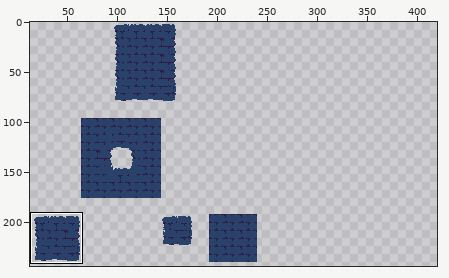
One commit to this pixel-art file: Assets/Sprites/Tiles/background_bricks.aseprite. Above: a wide view before the commit, with the close-up outlined.
Close-up. As it was:
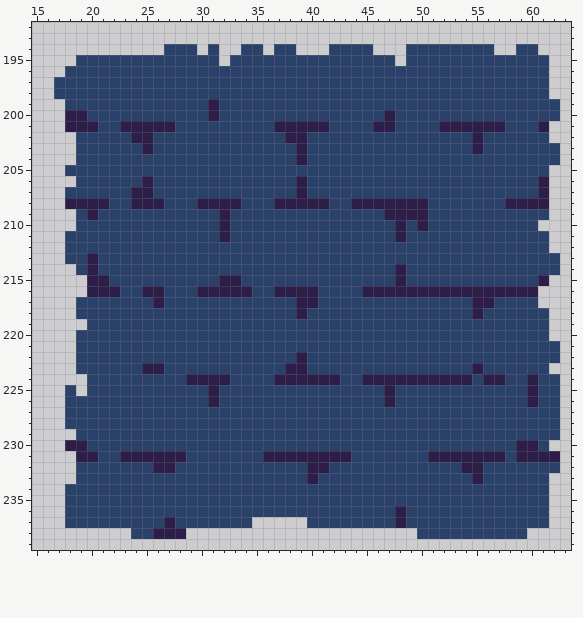
240x240 pixels, 1 frame. Shown: x 15..63, y 192..239. The old version is drawn lined up with the new one, on the new canvas. The wide view leaves out empty margins. The commit also changed other parts of the picture, which this record leaves out.
The result:
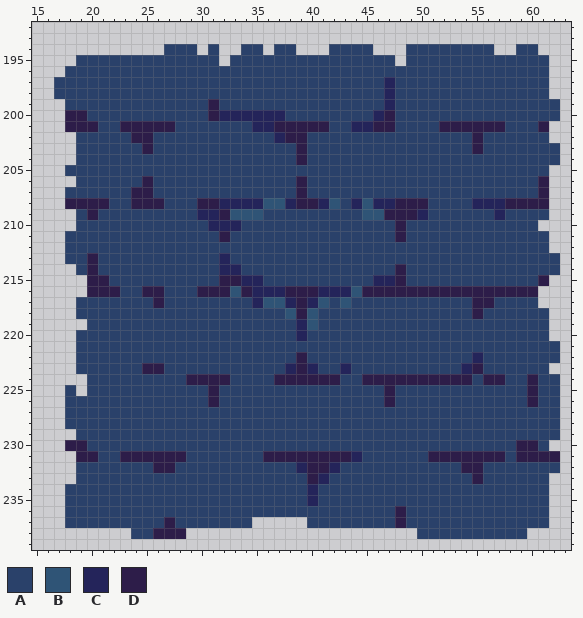
Palette (. is transparent): A #2a416a  B #2f5476  C #24245a  D #2d1d49
Change:
canvas 240x240 -> 480x480
@@ x 30..49 @@
 196 AAAAAAAAAAAAAAAAAAAA
-197 AAAAAAAAAAAAAAAAAAAA
-198 AAAAAAAAAAAAAAAAAAAA
-199 ADAAAAAAAAAAAAAAAAAA
-200 ADAAAAAAAAAAAAAAADAA
-201 AAAAAAADDDDDAAAADDAA
-202 AAAAAAAADDAAAAAAAAAA
+197 AAAAAAAAAAAAAAAAACAA
+198 AAAAAAAAAAAAAAAAACAA
+199 ADAAAAAAAAAAAAAAACAA
+200 ADCCCCCCAAAAAAAACDAA
+201 AAAAACCDDDDDAACCDDAA
+202 AAAAAAACDDAAAAAAAAAA
 203 AAAAAAAAADAAAAAAAAAA
@@ x 28..59 @@
 207 AAAAAAAAAAADAAAAAAAAAAAAAAAAAAAA
-208 AADDDDAAADDDDDAADDDDDDDAAAAAAADD
-209 AAAADAAAAAAAAAAAAAADDDDAAAAAAAAA
-210 AAAADAAAAAAAAAAAAAAADADAAAAAAAAA
+208 AADDCCCCBBCDDCBACBCCDDDAAAACCCDD
+209 AACCDBBBAAAAAAAAABBDDDCAAAAAACAA
+210 AAACCCAAAAAAAAAAAAAADAAAAAAAAAAA
 211 AAAADAAAAAAAAAAAAAAADAAAAAAAAAAA
 212 AAAAAAAAAAAAAAAAAAAAAAAAAAAAAAAA
-213 AAAAAAAAAAAAAAAAAAAAAAAAAAAAAAAA
-214 AAAAAAAAAAAAAAAAAAAADAAAAAAAAAAA
-215 AAAADDAAAAAAAAAAAAAADAAAAAAAAAAA
-216 AADDDDDAADDDDAAAADDDDDDDDDDDDDDD
-217 AAAAAAAAAAADDAAAAAAAAAAAAAADDAAA
-218 AAAAAAAAAAADAAAAAAAAAAAAAAADAAAA
-219 AAAAAAAAAAAAAAAAAAAAAAAAAAAAAAAA
-220 AAAAAAAAAAAAAAAAAAAAAAAAAAAAAAAA
+213 AAAACAAAAAAAAAAAAAAAAAAAAAAAAAAA
+214 AAAACCAAAAAAAAAAAAAADAAAAAAAAAAA
+215 AAAADDCCAAAAAAAAAACCDAAAAAAAAAAA
+216 AADDDBDCCCDDDCCCBDDDDDDDDDDDDDDD
+217 AAAAAAACBBCDCBABAAAAAAAAAAADDAAA
+218 AAAAAAAAAABDBAAAAAAAAAAAAAADAAAA
+219 AAAAAAAAAAACBAAAAAAAAAAAAAAAAAAA
+220 AAAAAAAAAAACAAAAAAAAAAAAAAAAAAAA
 221 AAAAAAAAAAAAAAAAAAAAAAAAAAAAAAAA
-222 AAAAAAAAAAADAAAAAAAAAAAAAAAAAAAA
-223 AAAAAAAAAADDAAAAAAAAAAAAAAADAAAA
+222 AAAAAAAAAAADAAAAAAAAAAAAAAACAAAA
+223 AAAAAAAAAACDCAACAAAAAAAAAACDAAAA
 224 ADDDDAAAADDDDDDAADDDDDDDDDDADDAA
@@ x 37..46 @@
 230 AAAAAAAAAA
-231 DDDDDDDAAA
-232 AAADDAAAAA
-233 AAADAAAAAA
-234 AAAAAAAAAA
-235 AAAAAAAAAA
+231 DDDDDDDCAA
+232 AACDDCAAAA
+233 AAADCAAAAA
+234 AAACAAAAAA
+235 AAACAAAAAA
 236 AAAAAAAAAA
